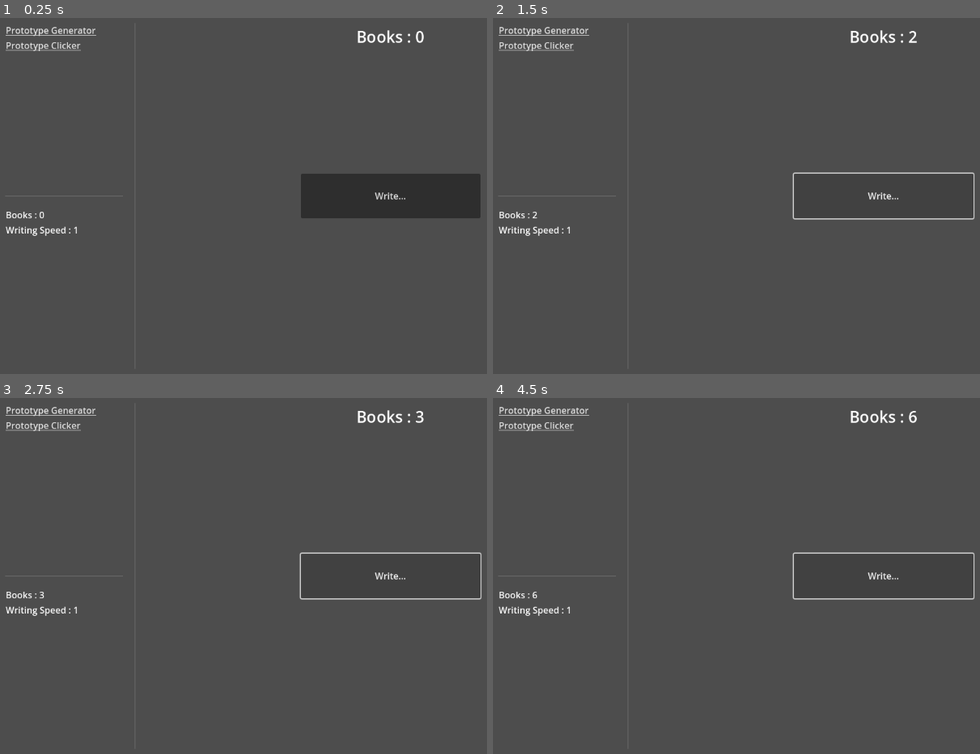
Above: before the commit, frames 1-4 (two rows, left to right).
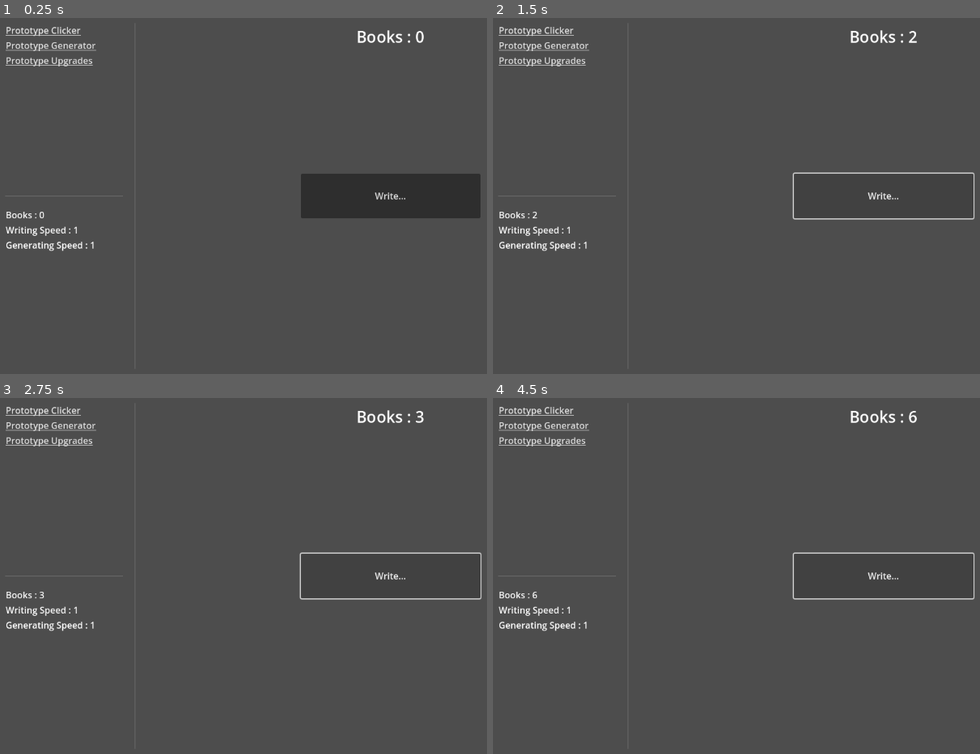
Above: after the commit, the same moments.

Repository: ZeroXiphYT/AuthorClicker
Game: Godot game, scene res://scenes/Game/game.tscn
Two runs of this game, one before a commit and one after it. Both use one fixed random seed, a clock stepped at 60 frames per second and the inputs below.
Inputs:
- Up to frame 1 (0.25 s): no input
- Up to frame 2 (1.5 s): click "Write..." at 0.5 s; click "Write..." at 1.25 s
- Up to frame 3 (2.75 s): click "Write..." at 2 s
- Up to frame 4 (4.5 s): tap Enter at 2.75, 4.25 s; tap Space at 3.5 s

The runs differ from the first frame. In frame 1, 0.6% of the frame differs, in the area x 1-20%, y 2-66%; in frame 2, 0.6%; in frame 3, 0.6%; in frame 4, 0.6%.

Commit message:
Added shop system that increases amount of books per click

Diff:
--- a/scenes/prototypes/generator/prototype_generator.gd
+++ b/scenes/prototypes/generator/prototype_generator.gd
@@ -20,7 +20,7 @@
 
 
 func write_books() -> void:
-	HandlerBooks.ref.write_books(Game.ref.data.writing_speed)
+	HandlerBooks.ref.write_books(Game.ref.data.autowrite_speed)
 
 
 
--- /dev/null
+++ b/scenes/prototypes/upgrades/components/compo_upgrades.gd
@@ -0,0 +1,47 @@
+class_name CompopUpgrades
+extends Control
+
+@export var label_title : Label
+@export var label_description : RichTextLabel
+@export var button : Button
+
+var upgrade : Up01ClickerUpgrade
+
+
+
+func _ready() -> void:
+	upgrade = Up01ClickerUpgrade.new()
+
+	update_label_title()
+	update_label_description()
+	update_button()
+
+	HandlerBooks.ref.books_created.connect(update_button)
+	HandlerBooks.ref.books_consumed.connect(update_button)
+
+	upgrade.leveled_up.connect(update_label_title)
+	upgrade.leveled_up.connect(update_label_description)
+	upgrade.leveled_up.connect(update_button)
+
+
+func update_label_title() -> void:
+	var text : String = upgrade.title + " (%s)"%upgrade.level
+	label_title.text = text
+
+
+
+func update_label_description() -> void:
+	label_description.text = upgrade.description()
+
+
+
+func update_button(_quantity : int = -1) -> void:
+	if upgrade.can_afford():
+		button.disabled = false
+		return
+
+	button.disabled = true
+
+
+func _on_purchase_button_pressed():
+	upgrade.level_up()
--- /dev/null
+++ b/scenes/prototypes/upgrades/components/compo_upgrades.tscn
@@ -0,0 +1,74 @@
+[gd_scene load_steps=2 format=3 uid="uid://c3qth1nyk8rbd"]
+
+[ext_resource type="Script" path="res://scenes/prototypes/upgrades/components/compo_upgrades.gd" id="1_x5onn"]
+
+[node name="CompoUpgrades" type="Control" node_paths=PackedStringArray("label_title", "label_description", "button")]
+custom_minimum_size = Vector2(0, 160)
+layout_mode = 3
+anchors_preset = 14
+anchor_top = 0.5
+anchor_right = 1.0
+anchor_bottom = 0.5
+grow_horizontal = 2
+grow_vertical = 2
+script = ExtResource("1_x5onn")
+label_title = NodePath("MarginContainer/HBoxContainer/Infos/VBoxContainer/Title")
+label_description = NodePath("MarginContainer/HBoxContainer/Infos/VBoxContainer/Description")
+button = NodePath("MarginContainer/HBoxContainer/PurchaseButton")
+
+[node name="Panel" type="Panel" parent="."]
+layout_mode = 1
+anchors_preset = 15
+anchor_right = 1.0
+anchor_bottom = 1.0
+grow_horizontal = 2
+grow_vertical = 2
+
+[node name="MarginContainer" type="MarginContainer" parent="."]
+layout_mode = 1
+anchors_preset = 15
+anchor_right = 1.0
+anchor_bottom = 1.0
+grow_horizontal = 2
+grow_vertical = 2
+theme_override_constants/margin_left = 16
+theme_override_constants/margin_top = 16
+theme_override_constants/margin_right = 16
+theme_override_constants/margin_bottom = 16
+
+[node name="HBoxContainer" type="HBoxContainer" parent="MarginContainer"]
+layout_mode = 2
+theme_override_constants/separation = 32
+
+[node name="Infos" type="Control" parent="MarginContainer/HBoxContainer"]
+layout_mode = 2
+size_flags_horizontal = 3
+
+[node name="VBoxContainer" type="VBoxContainer" parent="MarginContainer/HBoxContainer/Infos"]
+layout_mode = 1
+anchors_preset = 15
+anchor_right = 1.0
+anchor_bottom = 1.0
+grow_horizontal = 2
+grow_vertical = 2
+
+[node name="Title" type="Label" parent="MarginContainer/HBoxContainer/Infos/VBoxContainer"]
+layout_mode = 2
+theme_type_variation = &"HeaderMedium"
+text = "Upgrade Title"
+
+[node name="Description" type="RichTextLabel" parent="MarginContainer/HBoxContainer/Infos/VBoxContainer"]
+layout_mode = 2
+size_flags_vertical = 3
+bbcode_enabled = true
+text = "Upgrade description
+Effect:
+Cost:"
+fit_content = true
+
+[node name="PurchaseButton" type="Button" parent="MarginContainer/HBoxContainer"]
+custom_minimum_size = Vector2(240, 0)
+layout_mode = 2
+text = "Purchase "
+
+[connection signal="pressed" from="MarginContainer/HBoxContainer/PurchaseButton" to="." method="_on_purchase_button_pressed"]
--- /dev/null
+++ b/scenes/prototypes/upgrades/prototype_upgrades.gd
@@ -0,0 +1,17 @@
+class_name PrototypeUpgrades
+extends Control
+
+@export var view : UserInterface.Views
+@export var user_interface : UserInterface
+
+func _ready() -> void:
+	visible = false
+
+	user_interface.navigation_requested.connect(_on_navigation_request)
+
+func _on_navigation_request(requested_view : UserInterface.Views) -> void:
+	if requested_view == view:
+		visible = true
+		return
+
+	visible = false
--- /dev/null
+++ b/scenes/prototypes/upgrades/prototype_upgrades.tscn
@@ -0,0 +1,54 @@
+[gd_scene load_steps=3 format=3 uid="uid://bpquru4sb84c0"]
+
+[ext_resource type="Script" path="res://scenes/prototypes/upgrades/prototype_upgrades.gd" id="1_sk3jf"]
+[ext_resource type="PackedScene" uid="uid://c3qth1nyk8rbd" path="res://scenes/prototypes/upgrades/components/compo_upgrades.tscn" id="2_2o026"]
+
+[node name="PrototypeUpgrades" type="Control"]
+layout_mode = 3
+anchors_preset = 15
+anchor_right = 1.0
+anchor_bottom = 1.0
+grow_horizontal = 2
+grow_vertical = 2
+script = ExtResource("1_sk3jf")
+view = 2
+
+[node name="MarginContainer" type="MarginContainer" parent="."]
+layout_mode = 1
+anchors_preset = 15
+anchor_right = 1.0
+anchor_bottom = 1.0
+grow_horizontal = 2
+grow_vertical = 2
+theme_override_constants/margin_left = 16
+theme_override_constants/margin_top = 16
+theme_override_constants/margin_right = 16
+theme_override_constants/margin_bottom = 16
+
+[node name="VBoxContainer" type="VBoxContainer" parent="MarginContainer"]
+layout_mode = 2
+theme_override_constants/separation = 16
+
+[node name="HeaderLarge" type="Label" parent="MarginContainer/VBoxContainer"]
+layout_mode = 2
+theme_type_variation = &"HeaderLarge"
+text = "Upgrades"
+vertical_alignment = 1
+
+[node name="MarginContainer" type="MarginContainer" parent="MarginContainer/VBoxContainer"]
+layout_mode = 2
+theme_override_constants/margin_left = 16
+theme_override_constants/margin_top = 0
+theme_override_constants/margin_right = 16
+theme_override_constants/margin_bottom = 0
+
+[node name="HSeparator" type="HSeparator" parent="MarginContainer/VBoxContainer/MarginContainer"]
+layout_mode = 2
+
+[node name="MarginContainer2" type="MarginContainer" parent="MarginContainer/VBoxContainer"]
+layout_mode = 2
+theme_override_constants/margin_left = 64
+theme_override_constants/margin_bottom = 64
+
+[node name="CompoUpgrades" parent="MarginContainer/VBoxContainer/MarginContainer2" instance=ExtResource("2_2o026")]
+layout_mode = 2
--- /dev/null
+++ b/scenes/user_interface/generating_speed_label.gd
@@ -0,0 +1,8 @@
+class_name GeneratingSpeedLabel
+extends Label
+
+func _process(_delta:float) -> void:
+	update_text()
+
+func update_text() -> void:
+	text = "Generating Speed : %s"%Game.ref.data.autowrite_speed
--- a/scenes/user_interface/user_interface.gd
+++ b/scenes/user_interface/user_interface.gd
@@ -5,6 +5,7 @@
 enum Views {
 	PROTOTYPE_GENERATOR,
 	PROTOTYPE_CLICKER,
+	PROTOTYPE_UPGRADES,
 }
 
 signal navigation_requested(view : Views)
@@ -17,3 +18,7 @@
 
 func _on_prototype_clicker_link_pressed():
 	navigation_requested.emit(Views.PROTOTYPE_CLICKER)
+
+
+func _on_prototype_upgrades_link_pressed():
+	navigation_requested.emit(Views.PROTOTYPE_UPGRADES)
--- a/scenes/user_interface/user_interface.tscn
+++ b/scenes/user_interface/user_interface.tscn
@@ -1,10 +1,12 @@
-[gd_scene load_steps=6 format=3 uid="uid://d26amobnbsw38"]
+[gd_scene load_steps=8 format=3 uid="uid://d26amobnbsw38"]
 
 [ext_resource type="PackedScene" uid="uid://b3qc8o4vakjk8" path="res://scenes/prototypes/clicker/prototype_clicker.tscn" id="1_kg6kl"]
 [ext_resource type="Script" path="res://scenes/user_interface/user_interface.gd" id="1_u6pdn"]
 [ext_resource type="Script" path="res://scenes/user_interface/books_label.gd" id="2_0hlop"]
 [ext_resource type="PackedScene" uid="uid://x0x2hwbx5w4d" path="res://scenes/prototypes/generator/prototype_generator.tscn" id="3_cx5os"]
 [ext_resource type="Script" path="res://scenes/user_interface/writingspeed_label.gd" id="3_k2rna"]
+[ext_resource type="Script" path="res://scenes/user_interface/generating_speed_label.gd" id="4_jhnyg"]
+[ext_resource type="PackedScene" uid="uid://bpquru4sb84c0" path="res://scenes/prototypes/upgrades/prototype_upgrades.tscn" id="6_vec5s"]
 
 [node name="UserInterface" type="Control"]
 layout_mode = 3
@@ -54,13 +56,17 @@
 [node name="VBoxContainer" type="VBoxContainer" parent="HBoxContainer/LeftPanel/VBoxContainer/Navigator/MarginContainer"]
 layout_mode = 2
 
+[node name="PrototypeClickerLink" type="LinkButton" parent="HBoxContainer/LeftPanel/VBoxContainer/Navigator/MarginContainer/VBoxContainer"]
+layout_mode = 2
+text = "Prototype Clicker"
+
 [node name="PrototypeGeneratorLink" type="LinkButton" parent="HBoxContainer/LeftPanel/VBoxContainer/Navigator/MarginContainer/VBoxContainer"]
 layout_mode = 2
 text = "Prototype Generator"
 
-[node name="PrototypeClickerLink" type="LinkButton" parent="HBoxContainer/LeftPanel/VBoxContainer/Navigator/MarginContainer/VBoxContainer"]
+[node name="PrototypeUpgradesLink" type="LinkButton" parent="HBoxContainer/LeftPanel/VBoxContainer/Navigator/MarginContainer/VBoxContainer"]
 layout_mode = 2
-text = "Prototype Clicker"
+text = "Prototype Upgrades"
 
 [node name="MarginContainer" type="MarginContainer" parent="HBoxContainer/LeftPanel/VBoxContainer"]
 layout_mode = 2
@@ -99,6 +105,11 @@
 text = "Writing Speed : 1"
 script = ExtResource("3_k2rna")
 
+[node name="GeneratingSpeedLabel" type="Label" parent="HBoxContainer/LeftPanel/VBoxContainer/Resources/MarginContainer/VBoxContainer"]
+layout_mode = 2
+text = "Generating Speed: 1"
+script = ExtResource("4_jhnyg")
+
 [node name="MarginContainer" type="MarginContainer" parent="HBoxContainer"]
 layout_mode = 2
 theme_override_constants/margin_top = 16
@@ -121,5 +132,11 @@
 layout_mode = 1
 user_interface = NodePath("../../..")
 
+[node name="PrototypeUpgrades" parent="HBoxContainer/MainView" node_paths=PackedStringArray("user_interface") instance=ExtResource("6_vec5s")]
+visible = false
+layout_mode = 1
+user_interface = NodePath("../../..")
+
+[connection signal="pressed" from="HBoxContainer/LeftPanel/VBoxContainer/Navigator/MarginContainer/VBoxContainer/PrototypeClickerLink" to="." method="_on_prototype_clicker_link_pressed"]
 [connection signal="pressed" from="HBoxContainer/LeftPanel/VBoxContainer/Navigator/MarginContainer/VBoxContainer/PrototypeGeneratorLink" to="." method="_on_prototype_generator_link_pressed"]
-[connection signal="pressed" from="HBoxContainer/LeftPanel/VBoxContainer/Navigator/MarginContainer/VBoxContainer/PrototypeClickerLink" to="." method="_on_prototype_clicker_link_pressed"]
+[connection signal="pressed" from="HBoxContainer/LeftPanel/VBoxContainer/Navigator/MarginContainer/VBoxContainer/PrototypeUpgradesLink" to="." method="_on_prototype_upgrades_link_pressed"]
--- a/scripts/data/data.gd
+++ b/scripts/data/data.gd
@@ -3,3 +3,5 @@
 
 @export var books_written : int = 0
 @export var writing_speed : int = 1
+@export var autowrite_speed : int = 1
+@export var up_01_level : int = 0
--- /dev/null
+++ b/scripts/upgrades/up01_clicker_upgrade.gd
@@ -0,0 +1,52 @@
+class_name Up01ClickerUpgrade
+extends Node
+## faster typing = per sec, better keyboard = per click
+
+
+signal leveled_up
+
+
+var level : int
+var title : String = "Better Keyboard"
+var base_cost : int = 5
+var cost : int
+
+
+func _init() -> void:
+	level = Game.ref.data.up_01_level
+	calculate_cost()
+
+
+
+func description() -> String:
+	var _description : String = "Buy a better keyboard, allowing you to write more books every click."
+	_description += "\nEffect: +1 Book Per Click / Level"
+	_description += "\nCost: %s"%cost
+
+	return _description
+
+
+func calculate_cost() -> void:
+	cost = int(base_cost * pow(1.5, level))
+
+
+func can_afford() -> bool:
+	if HandlerBooks.ref.book_count() >= cost:
+		return true
+
+	return false
+
+
+func level_up() -> void:
+	var error : Error = HandlerBooks.ref.consume_books(cost)
+
+	if not error:
+		level += 1
+		Game.ref.data.up_01_level = level
+
+		var new_writing_speed : int = level
+
+		Game.ref.data.writing_speed += new_writing_speed
+		calculate_cost()
+
+		leveled_up.emit()
